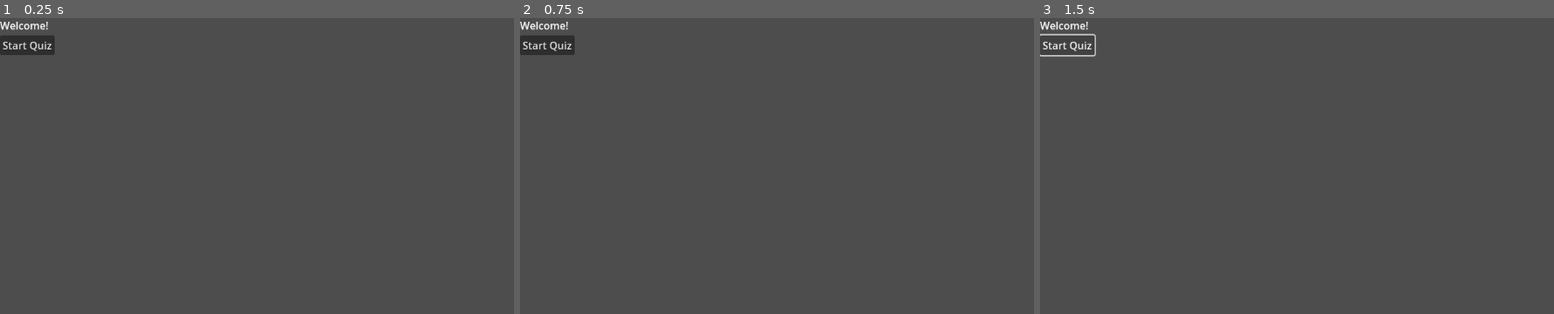
Above: before the commit, frames 1-3 (left to right).
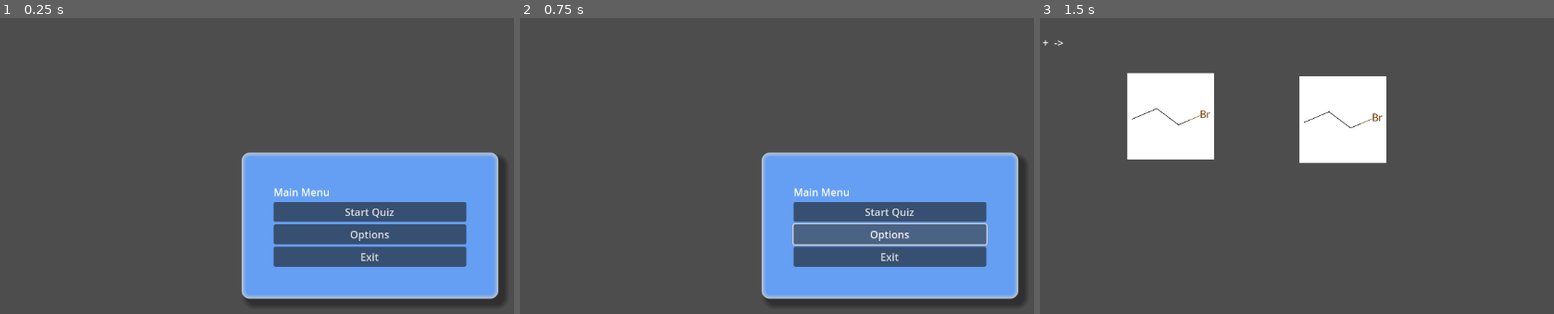
Above: after the commit, the same moments.

Repository: MuzaPro/organic-chem-quiz
Game: Godot game, scene res://scenes/Main.tscn
Two runs of this game, one before a commit and one after it. Both use one fixed random seed, a clock stepped at 60 frames per second and the inputs below. This scene is started directly instead of the project's main scene.
Inputs (mouse positions are in pixels of both pictures, inside the frame that each line leads up to):
- Up to frame 1 (0.25 s): no input
- Up to frame 2 (0.75 s): click (890, 234) at 0.5 s, where only the run after the commit has a clickable "Options"
- Up to frame 3 (1.5 s): click "Start Quiz" at 1.25 s

The runs differ from the first frame. In frame 1, 27% of the frame differs, in the area x 0-99%, y 1-98%; in frame 2, 27%; in frame 3, 10%.

Commit message:
Basic Main Menu

Diff:
--- /dev/null
+++ b/organic-chem-quiz/assets/themes/chem_style_box_flat.tres
@@ -0,0 +1,21 @@
+[gd_resource type="StyleBoxFlat" format=3 uid="uid://bkd17yvv62oh0"]
+
+[resource]
+content_margin_left = 50.0
+content_margin_top = 50.0
+content_margin_right = 50.0
+content_margin_bottom = 50.0
+bg_color = Color(0.391937, 0.621178, 0.951023, 1)
+border_width_left = 7
+border_width_top = 7
+border_width_right = 7
+border_width_bottom = 7
+border_color = Color(0.721247, 0.773032, 0.836509, 1)
+border_blend = true
+corner_radius_top_left = 12
+corner_radius_top_right = 12
+corner_radius_bottom_right = 12
+corner_radius_bottom_left = 12
+shadow_color = Color(0, 0, 0, 0.372549)
+shadow_size = 8
+shadow_offset = Vector2(9, 9)
--- /dev/null
+++ b/organic-chem-quiz/assets/themes/ui_theme.tres
@@ -0,0 +1,6 @@
+[gd_resource type="Theme" load_steps=2 format=3 uid="uid://dbqx1dlhmd641"]
+
+[ext_resource type="StyleBox" uid="uid://bkd17yvv62oh0" path="res://assets/themes/chem_style_box_flat.tres" id="1_ut0cl"]
+
+[resource]
+PanelContainer/styles/panel = ExtResource("1_ut0cl")
--- a/organic-chem-quiz/scenes/Main.tscn
+++ b/organic-chem-quiz/scenes/Main.tscn
@@ -1,25 +1,50 @@
-[gd_scene format=3 uid="uid://cs8bur3ju6p5k"]
+[gd_scene load_steps=3 format=3 uid="uid://cs8bur3ju6p5k"]
 
-[node name="Control" type="Control"]
+[ext_resource type="Theme" uid="uid://dbqx1dlhmd641" path="res://assets/themes/ui_theme.tres" id="1_e1gc7"]
+[ext_resource type="Script" path="res://scenes/main_menu.gd" id="1_sfvm1"]
+
+[node name="Main_menu" type="Control"]
 layout_mode = 3
 anchors_preset = 15
 anchor_right = 1.0
 anchor_bottom = 1.0
 grow_horizontal = 2
 grow_vertical = 2
+script = ExtResource("1_sfvm1")
 
-[node name="MarginContainer" type="MarginContainer" parent="."]
-layout_mode = 0
-offset_right = 40.0
-offset_bottom = 40.0
+[node name="CenterContainer" type="CenterContainer" parent="."]
+layout_mode = 1
+anchors_preset = 15
+anchor_right = 1.0
+anchor_bottom = 1.0
+grow_horizontal = 2
+grow_vertical = 2
 
-[node name="VBoxContainer" type="VBoxContainer" parent="MarginContainer"]
+[node name="PanelContainer" type="PanelContainer" parent="CenterContainer"]
+custom_minimum_size = Vector2(400, 0)
+layout_mode = 2
+theme = ExtResource("1_e1gc7")
+
+[node name="MarginContainer" type="MarginContainer" parent="CenterContainer/PanelContainer"]
 layout_mode = 2
 
-[node name="Title" type="Label" parent="MarginContainer/VBoxContainer"]
+[node name="VBoxContainer" type="VBoxContainer" parent="CenterContainer/PanelContainer/MarginContainer"]
 layout_mode = 2
-text = "Welcome!"
 
-[node name="Button" type="Button" parent="MarginContainer/VBoxContainer"]
+[node name="Title" type="Label" parent="CenterContainer/PanelContainer/MarginContainer/VBoxContainer"]
+layout_mode = 2
+text = "Main Menu"
+
+[node name="Start_button" type="Button" parent="CenterContainer/PanelContainer/MarginContainer/VBoxContainer"]
 layout_mode = 2
 text = "Start Quiz"
+
+[node name="Options_button" type="Button" parent="CenterContainer/PanelContainer/MarginContainer/VBoxContainer"]
+layout_mode = 2
+text = "Options"
+
+[node name="Exit_button" type="Button" parent="CenterContainer/PanelContainer/MarginContainer/VBoxContainer"]
+layout_mode = 2
+text = "Exit"
+
+[connection signal="pressed" from="CenterContainer/PanelContainer/MarginContainer/VBoxContainer/Start_button" to="." method="_on_start_button_pressed"]
--- /dev/null
+++ b/organic-chem-quiz/scenes/main_menu.gd
@@ -0,0 +1,18 @@
+# Main menu scene script
+
+extends Control
+
+@onready var start_button: Button = $CenterContainer/PanelContainer/MarginContainer/VBoxContainer/Start_button
+
+# Called when the node enters the scene tree for the first time.
+func _ready() -> void:
+	pass # Replace with function body.
+
+
+# Called every frame. 'delta' is the elapsed time since the previous frame.
+func _process(delta: float) -> void:
+	pass
+
+
+func _on_start_button_pressed() -> void:
+	get_tree().change_scene_to_file("res://scenes/quiz/QuizScreen.tscn")
